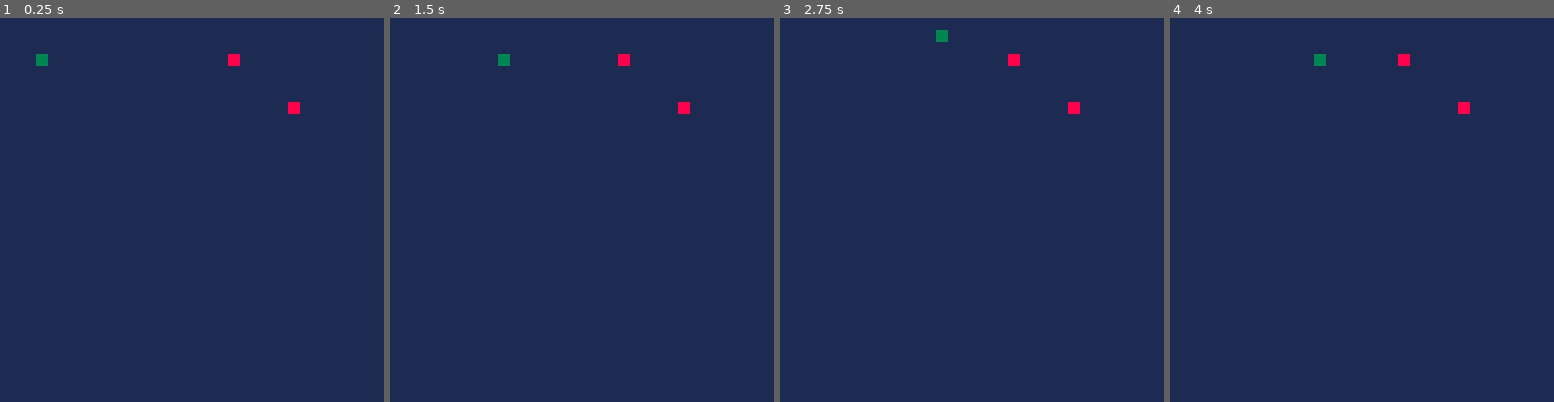
Above: before the commit, frames 1-4 (left to right).
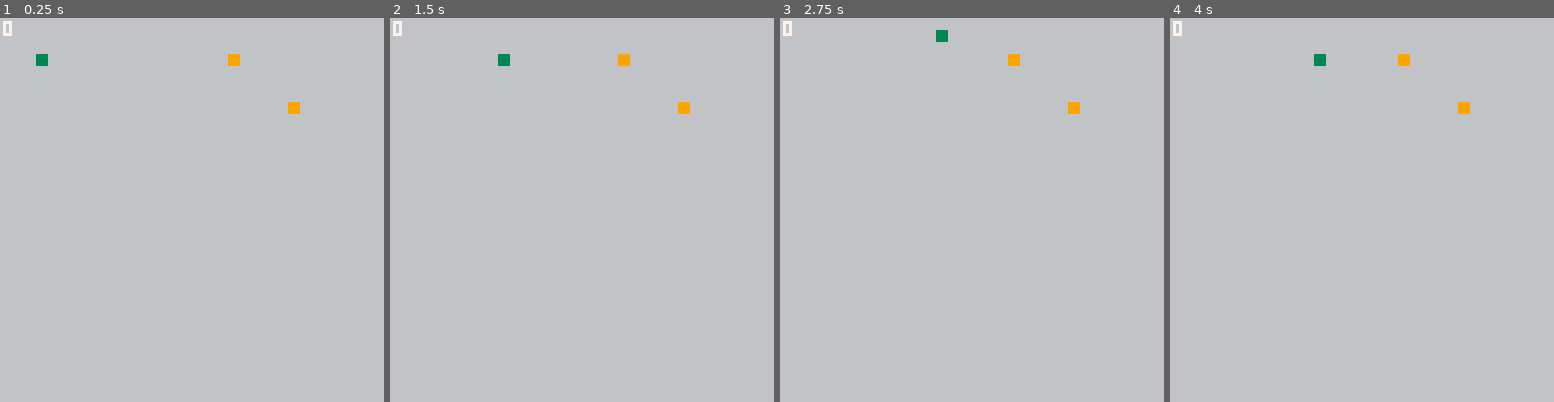
Above: after the commit, the same moments.

Repository: Kapioga/Pico-8-Carts
Game: PICO-8 cartridge Snaketut.p8
Same seed, same stepped clock (60 frames per second), same inputs: the game is played once before the commit and once after it.
Inputs:
- Up to frame 1 (0.25 s): no input
- Up to frame 2 (1.5 s): no input
- Up to frame 3 (2.75 s): hold Right 1.6-2.1 s; hold Up 2.15-2.42 s; hold Right from 2.47 s (still down)
- Up to frame 4 (4 s): release Right at 3.03 s; hold Left 3.08-3.58 s; hold Down 3.63-3.97 s

The runs differ from the first frame. In frame 1, 100% of the frame differs, in the area x 0-100%, y 0-100%; in frame 2, 100%; in frame 3, 100%; in frame 4, 100%.

Commit message:
Snake tutorial complete

Diff:
--- a/Snaketut.p8
+++ b/Snaketut.p8
@@ -14,7 +14,7 @@
 			rectfill(self.x*grid_size,
 		self.y*grid_size,
 		(self.x+1)*grid_size-1,
-		(self.y+1)*grid_size-1,8)
+		(self.y+1)*grid_size-1,9)
 	end
 	return apple --returns new apple
 end
@@ -57,6 +57,18 @@
 	snake.update=function(self)
 		snake.x+=snake.dx
 		snake.y+=snake.dy
+
+		--checks if apple is eaten
+		for part in all(self.body) do
+			orig_x=part.x
+			orig_y=part.y
+
+			part.x=snake.prev_x
+			part.y=snake.prev_y
+
+			snake.prev_x=orig_x
+			snake.prev_y=orig_y
+		end
 
 		--adds snake piece at end
 		snake.prev_x=snake.x
@@ -113,8 +125,11 @@
 end
 
 function _draw()
-	cls(1)
+	cls(6)
 	snake:draw() --passes to the first func
+
+	--score
+	print(#snake.body,1,1,7)
 
 	--summons apples
 	for apple in all(apples) do
